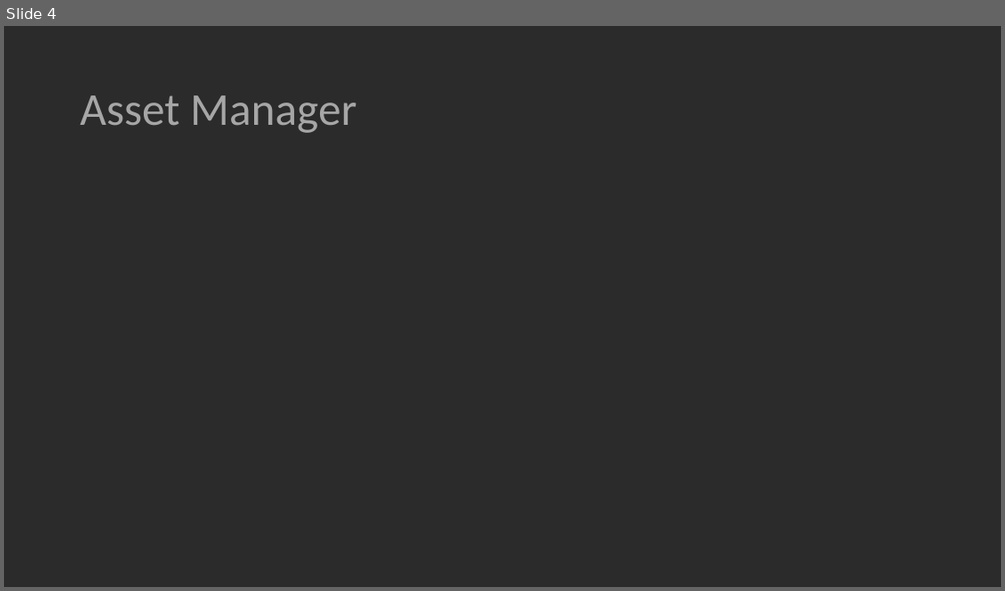
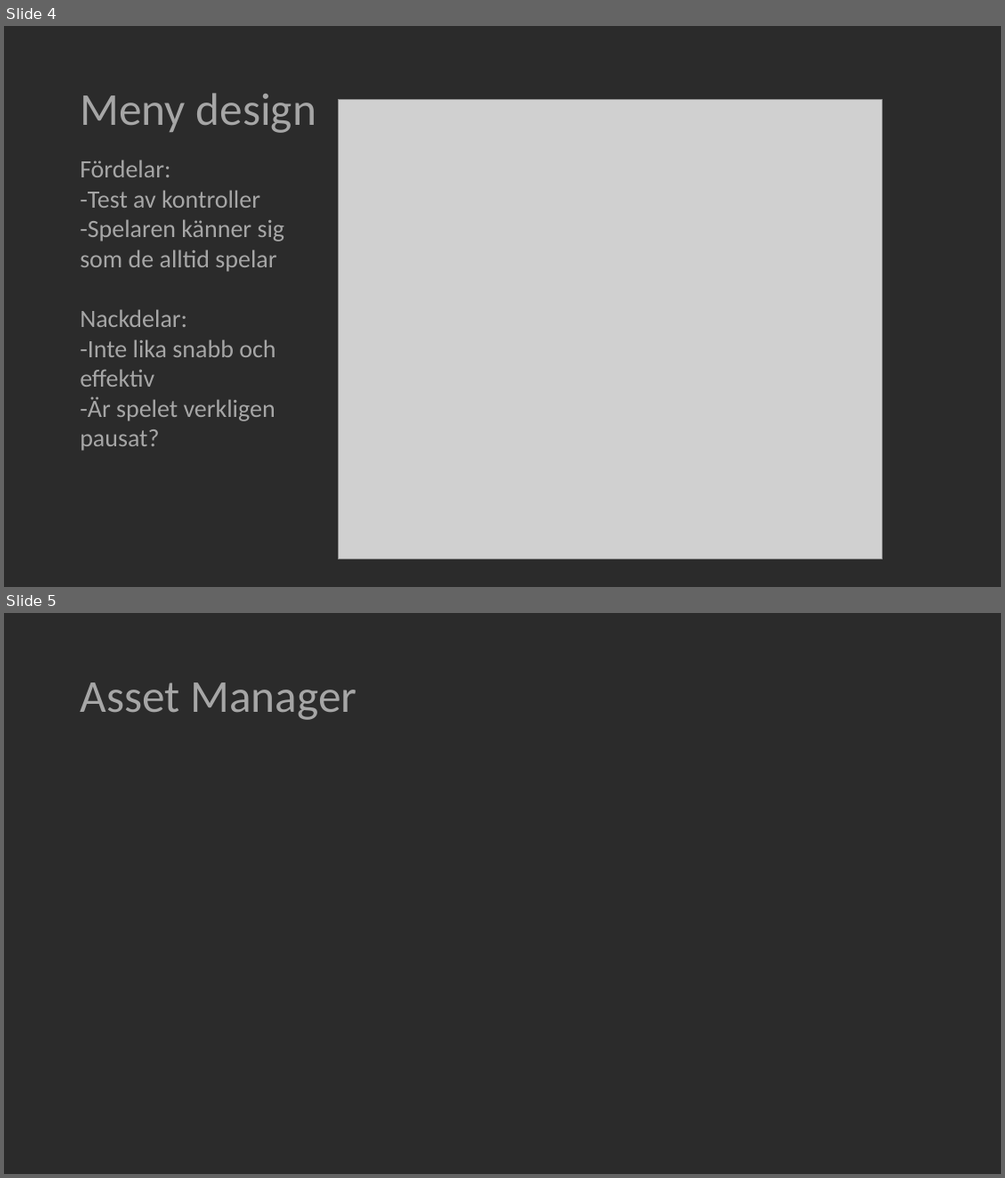
Before and after one commit to HerrAndersson/nightlight, a slide deck: Documentation/nightlight Presentation - base.pptx. Shown one above the other, each under a label of ours: slide 4 before the commit, slides 4 and 5 after it. The pictures are 1005x591 and 1005x1178 pixels, drawn with LibreOffice and Linux fonts; fonts in the diff are those of the drawing; grey boxes stand for pictures; background and template pictures are left out; a plain dark background stands for a picture behind light text. Boxes give left, top, right and bottom in pixels: in the first picture for what was removed or moved away, otherwise in the second. Text is boxed around its words. In the diff, an @@ line names an element or a change of style, - is before the commit and + after.

Commit message:
Jesper Powerpoint done? Nto sure with Grafik och design sliden

```diff
--- a/Documentation/nightlight Presentation - base.pptx
+++ b/Documentation/nightlight Presentation - base.pptx
@@ slide 4 added at bbox=[4, 26, 1001, 587], background picture (left out) @@
@@ title added at bbox=[80, 93, 316, 133], 44 pt, text #A6A6A6 @@
+Meny design
@@ picture added at bbox=[339, 99, 882, 559] @@
@@ text added at bbox=[80, 160, 285, 451], 24 pt, text #A6A6A6 @@
+Fördelar:
+-Test av kontroller
+-Spelaren känner sig
+som de alltid spelar
+Nackdelar:
+-Inte lika snabb och
+effektiv
+-Är spelet verkligen
+pausat?
@@ what was slide 4 is now slide 5 @@
```
Also in this commit, not shown: 1 other slide added, 1 slide removed.
